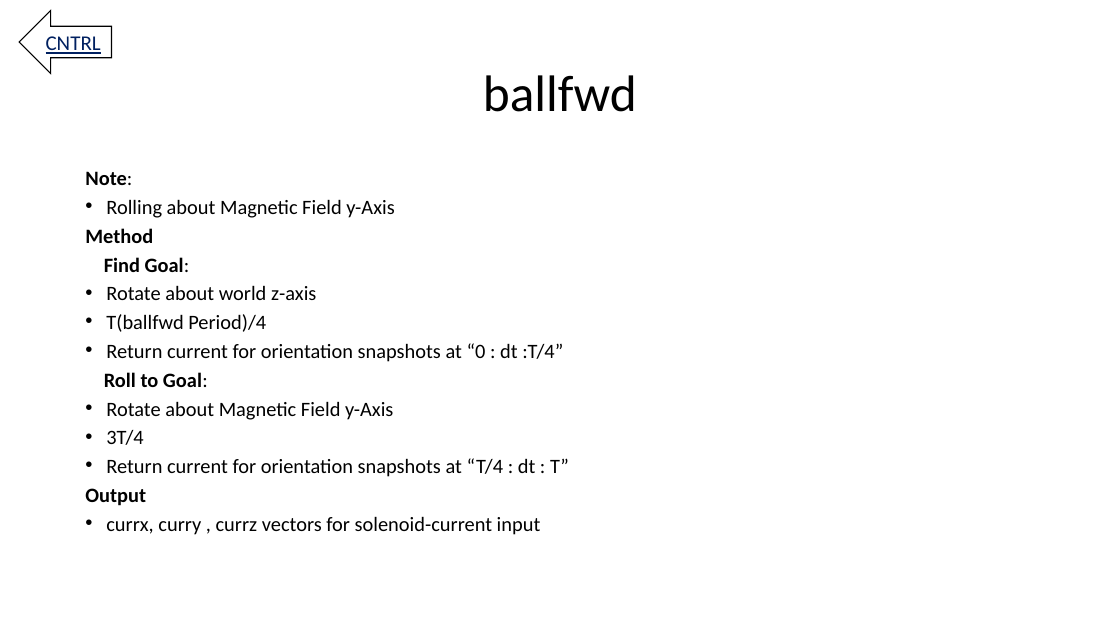
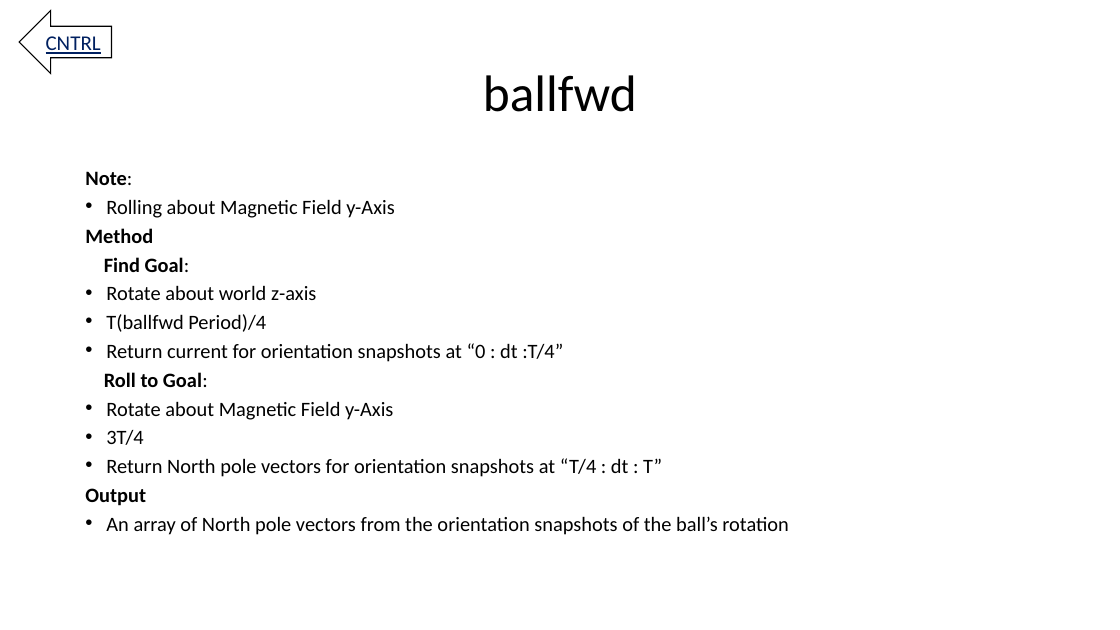
Before and after one commit to RoboticSwarmControl/3AxisMagnet, a slide deck: slide 9 of Omnimagnet Mind Map 06.25.2016 (wo parameter description).pptx. Drawn at 1120x630 pixels with LibreOffice and Linux fonts; fonts in the diff are those of the drawing. Boxes give left, top, right and bottom in pixels: in the first picture for what was removed or moved away, otherwise in the second. Text is boxed around its words. In the diff, an @@ line names an element or a change of style, - is before the commit and + after.

```diff
--- a/Omnimagnet Mind Map 06.25.2016 (wo parameter description).pptx
+++ b/Omnimagnet Mind Map 06.25.2016 (wo parameter description).pptx
@@ text at (106,458,662,477): text changed @@
-• Return current for orientation snapshots at “T/4 : dt : T”
+• Return North pole vectors for orientation snapshots at “T/4 : dt : T”
@@ text at (106,516,789,535): text changed @@
-• currx, curry , currz vectors for solenoid-current input
+• An array of North pole vectors from the orientation snapshots of the ball’s rotation
```
Also in this commit, not shown: 11 other slides changed, 2 slides removed.
